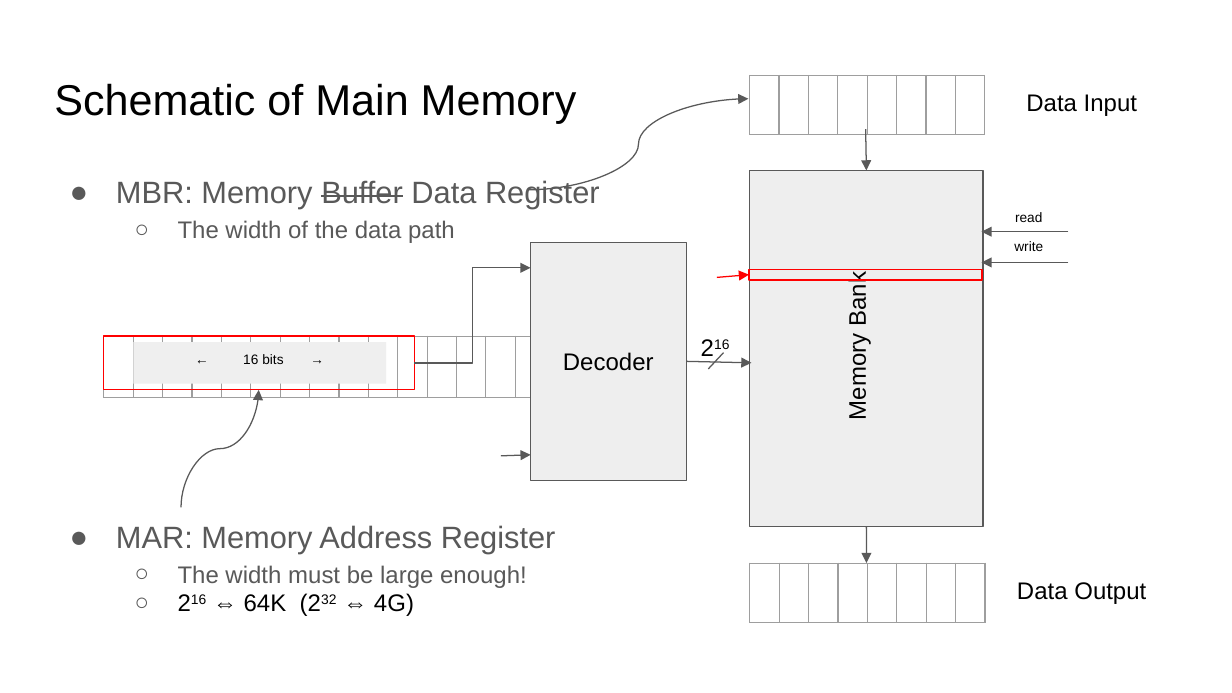
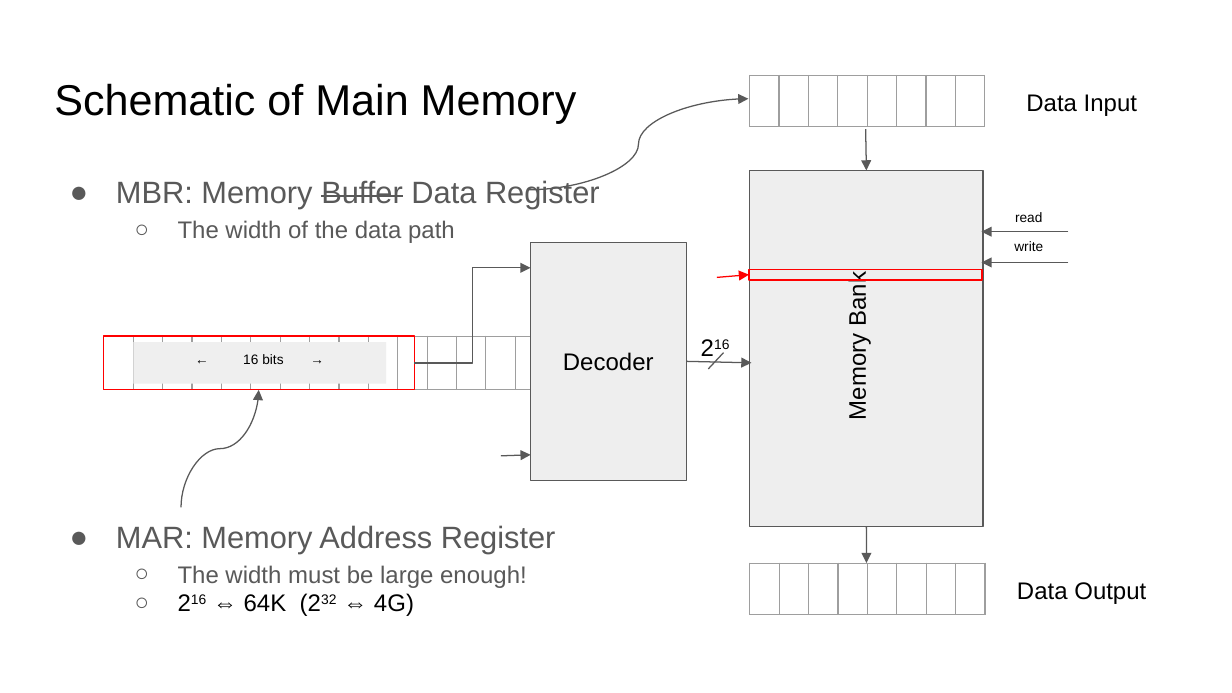
Before and after one commit to COMP122/comp122-s23, a slide deck: slide 19 of digital-logic/documents/.hidden/Control Lines and the CPU.pptx. Drawn at 1232x693 pixels with LibreOffice and Linux fonts; fonts in the diff are those of the drawing. Boxes give left, top, right and bottom in pixels: in the first picture for what was removed or moved away, otherwise in the second. Text is boxed around its words. In the diff, an @@ line names an element or a change of style, - is before the commit and + after.

```diff
--- a/digital-logic/documents/.hidden/Control Lines and the CPU.pptx
+++ b/digital-logic/documents/.hidden/Control Lines and the CPU.pptx
@@ table: place and size @@
-table at [749, 75, 986, 479]
+table at [749, 75, 986, 128]
@@ table: place and size @@
-table at [103, 336, 419, 693]
+table at [103, 336, 557, 389]
@@ table: place and size @@
-table at [750, 563, 987, 693]
+table at [750, 563, 987, 616]
```
Also in this commit, not shown: 16 other slides changed, 1 other file.
